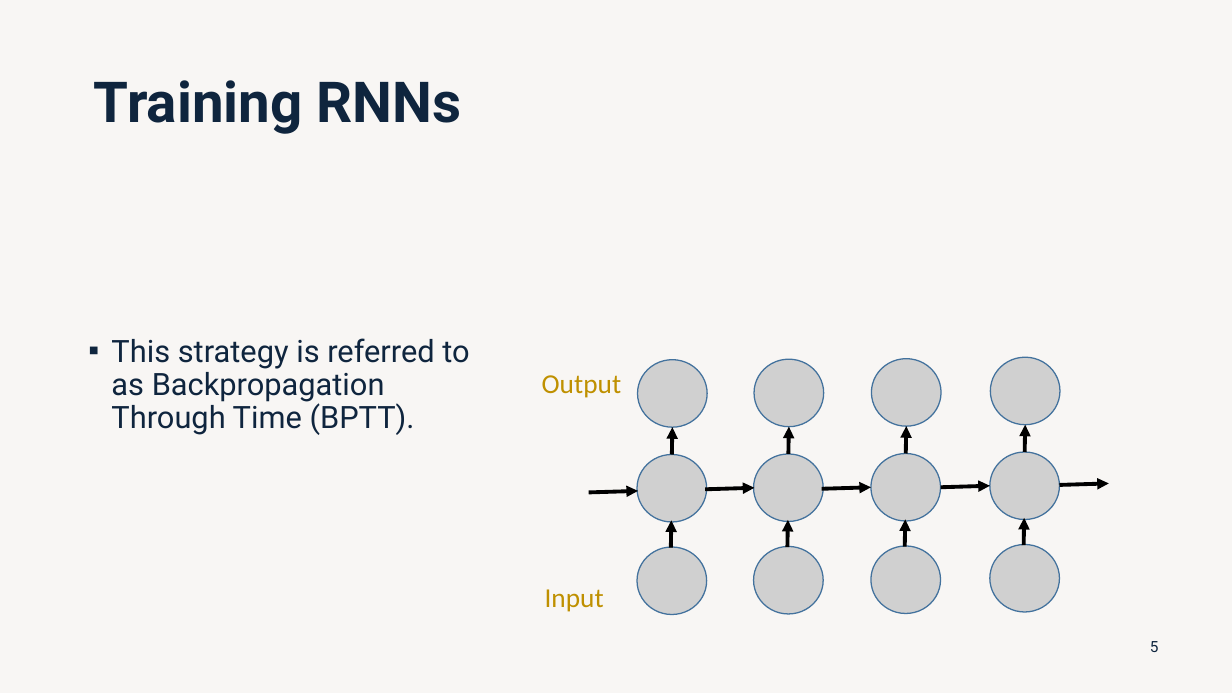
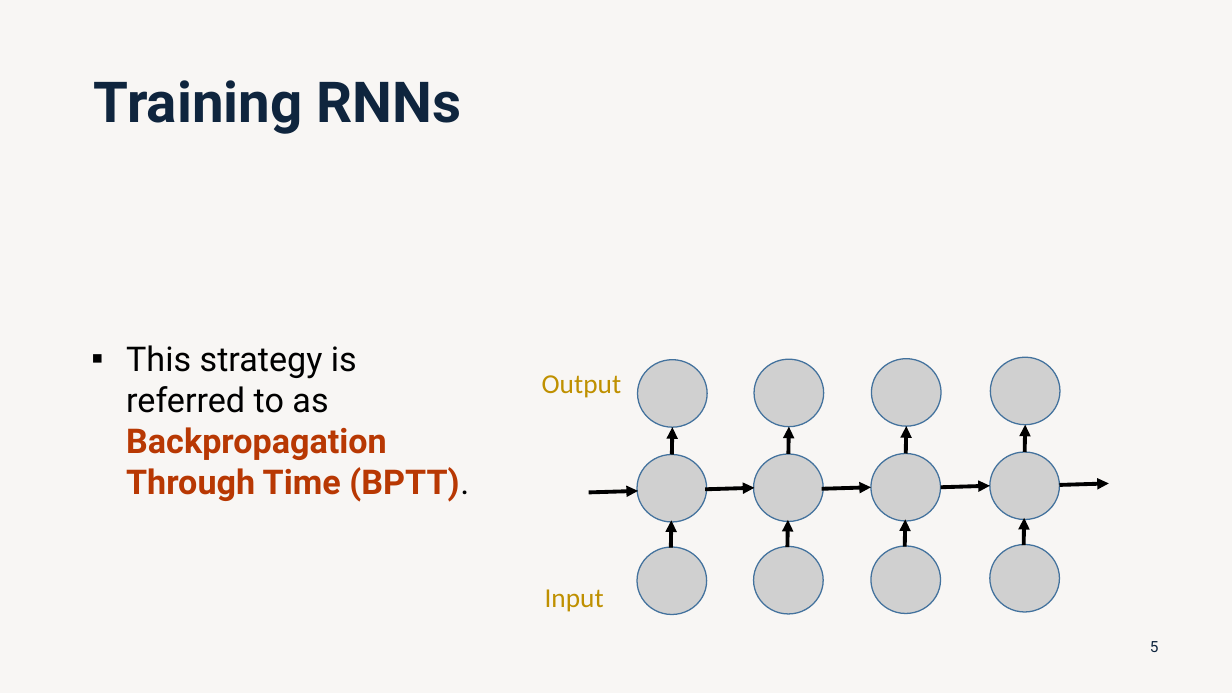
Before and after one commit to lobaton/Deep-Learning-with-Python, a slide deck: slide 5 of Slides/04 - Recurrent Neural Networks.pptx. Drawn at 1232x693 pixels with LibreOffice and Linux fonts; fonts in the diff are those of the drawing; grey boxes stand for pictures. Boxes give left, top, right and bottom in pixels: in the first picture for what was removed or moved away, otherwise in the second. Text is boxed around its words. In the diff, an @@ line names an element or a change of style, - is before the commit and + after.

```diff
--- a/Slides/04 - Recurrent Neural Networks.pptx
+++ b/Slides/04 - Recurrent Neural Networks.pptx
@@ text "This strategy is referred to ..." at (126, 345, 469, 502): size 24 to 26.7 pt; text colour #0F253E to #000000 in "This strategy is referred to as (BPTT)."; text colour #0F253E to #B83803, bold on in "Backpropagation Through Time (BPTT)."; indent changed; line spacing 0.9 to 1; less space between paragraphs @@
```
Also in this commit, not shown: 3 other slides changed, 6 other files.
